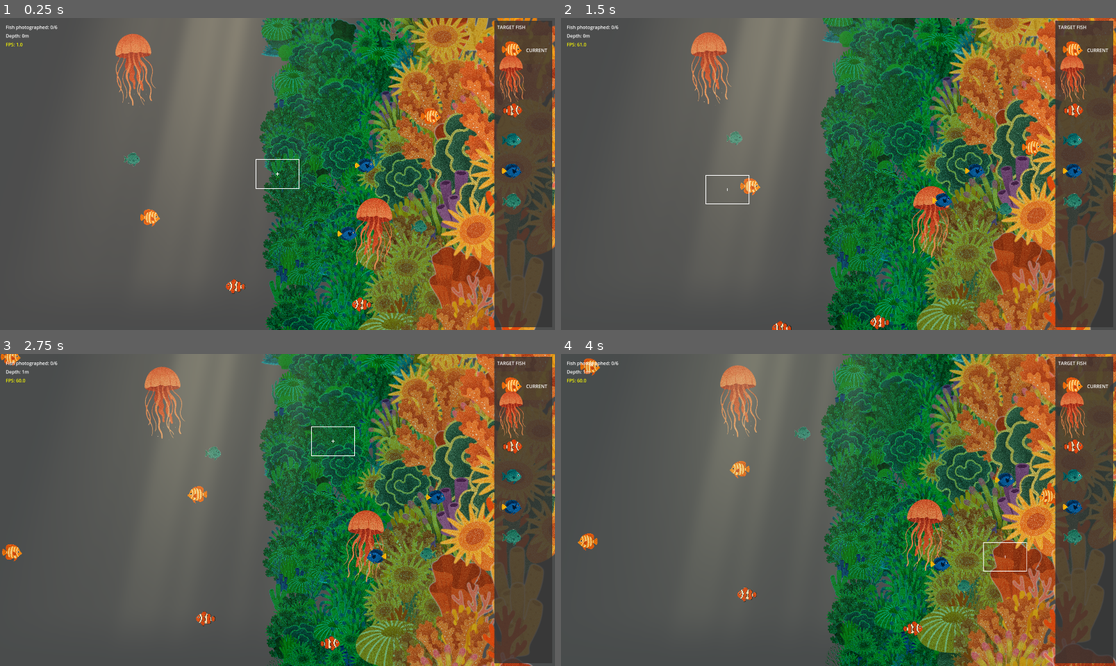
Above: before the commit, frames 1-4 (two rows, left to right).
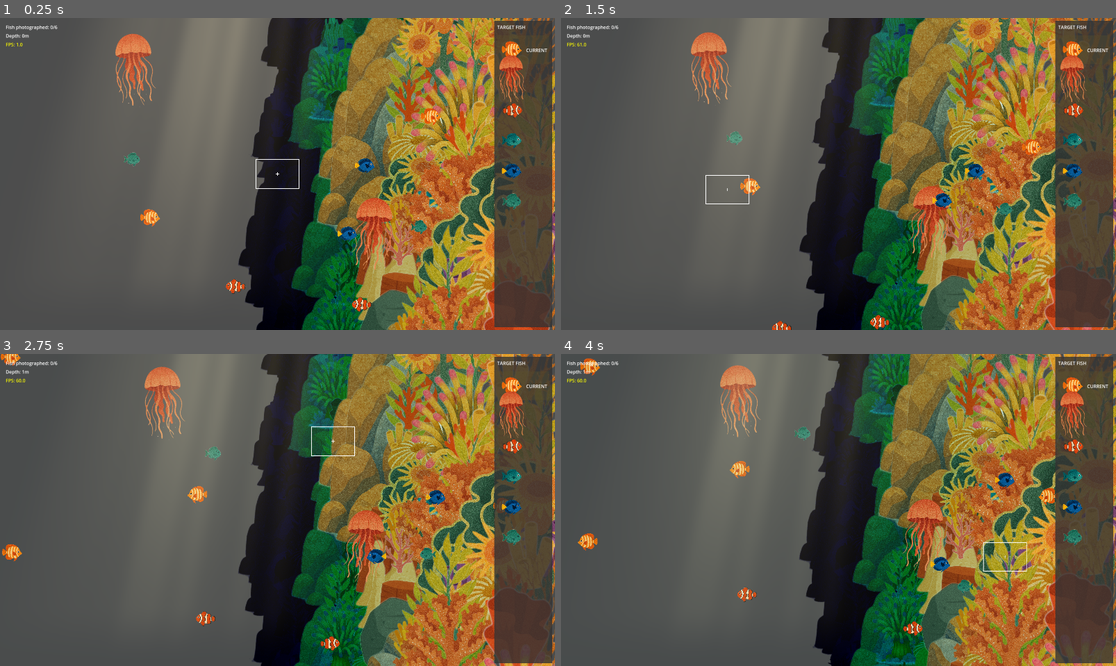
Above: after the commit, the same moments.

Repository: awlego/DepthPerception
Game: Godot game, scene res://main.tscn
Same seed, same stepped clock (60 frames per second), same inputs: the game is played once before the commit and once after it.
Inputs (mouse positions are in pixels of both pictures, inside the frame that each line leads up to):
- Up to frame 1 (0.25 s): no input
- Up to frame 2 (1.5 s): tap Enter at 0.5 s; move the mouse to (960, 158) at 0.52 s; hold Right 0.53-1.28 s; tap F at 0.6, 1.35 s; click (960, 158) at 0.67 s; move the mouse to (727, 189) at 1.27 s; hold Down from 1.28 s (still down)
- Up to frame 3 (2.75 s): move the mouse to (333, 441) at 2.02 s; release Down at 2.03 s; hold Right from 2.03 s (still down); tap F at 2.1 s
- Up to frame 4 (4 s): move the mouse to (810, 572) at 2.77 s; release Right at 2.78 s; hold Up 2.78-3.53 s; tap F at 2.85, 3.6 s; click (810, 572) at 2.92 s; move the mouse to (1005, 556) at 3.52 s; hold Left from 3.53 s (still down)

The runs differ from the first frame. In frame 1, 40% of the frame differs, in the area x 42-100%, y 0-100%; in frame 2, 40%; in frame 3, 40%; in frame 4, 39%.

Commit message:
adjustments to the coral wall

Diff:
--- a/scenes/coral_wall.gd
+++ b/scenes/coral_wall.gd
@@ -13,6 +13,8 @@
 var segment_height = 1024  # Height of each segment in pixels
 var num_visible_segments = 3  # How many segments to keep active at once
 
+var rock_textures = []
+
 # Parallax properties
 var scroll_speed = 100.0  # Base scroll speed
 var current_depth = 0.0  # Will be updated from main
@@ -39,6 +41,9 @@
 
 	# Load all coral textures
 	preload_coral_textures()
+
+	# Load all rock textures
+	preload_rock_textures()
 
 	# Create our five parallax layers
 	setup_parallax_layers()
@@ -69,12 +74,22 @@
 		preload("res://assets/background-objs/coral12.png"),
 		preload("res://assets/background-objs/coral13.png"),
 		preload("res://assets/background-objs/coral14.png"),
-
+		preload("res://assets/background-objs/kelp1.png"),
+		preload("res://assets/background-objs/kelp2.png"),
 		# Add more coral textures as needed
 	]
 
 	# Create shader materials for each layer
 	create_layer_shaders()
+
+func preload_rock_textures():
+	rock_textures = [
+		preload("res://assets/background-objs/rock2.png"),
+		preload("res://assets/background-objs/rock3.png"),
+		preload("res://assets/background-objs/rock4.png"),
+		preload("res://assets/background-objs/rock5.png"),
+		preload("res://assets/background-objs/rock6.png"),
+	]
 
 # Setup the parallax layers
 func setup_parallax_layers():
@@ -124,9 +139,20 @@
 	for i in range(segment_density):
 		var coral = Sprite2D.new()
 
-		# Select random coral texture appropriate for the depth
-		var texture_index = randi() % coral_textures.size()
-		coral.texture = coral_textures[texture_index]
+		# Determine if this will be a rock or coral
+		var is_rock = layer_index <= 2 and rock_textures.size() > 0 and randf() > 0.4
+
+		# Select texture based on layer - rocks for far layers (0, 1, 2), coral for near layers (3, 4)
+		var texture_index
+		if is_rock:  # 60% chance of rocks in far layers
+			texture_index = randi() % rock_textures.size()
+			coral.texture = rock_textures[texture_index]
+			# Set rocks to be behind other elements in their layer
+			coral.z_index = -5
+		else:
+			texture_index = randi() % coral_textures.size()
+			coral.texture = coral_textures[texture_index]
+			coral.z_index = 0  # Default z_index for corals
 
 		# Random position within the segment - LAYER-SPECIFIC BAND
 		coral.position = Vector2(
@@ -138,6 +164,11 @@
 		var base_scale = layer["scale"]
 		var variation = randf_range(0.8, 1.2)  # Some variation within layer
 		var scale_factor = base_scale * variation
+
+		# Make rocks twice as big
+		if is_rock:
+			scale_factor *= 2.0
+
 		coral.scale = Vector2(scale_factor, scale_factor)
 
 		# Opacity based on layer (more transparent for far objects)
@@ -234,9 +265,20 @@
 	for i in range(segment_density):
 		var coral = Sprite2D.new()
 
-		# Select appropriate coral texture for current depth
-		var texture_index = randi() % coral_textures.size()
-		coral.texture = coral_textures[texture_index]
+		# Determine if this will be a rock or coral
+		var is_rock = layer_index <= 2 and rock_textures.size() > 0 and randf() > 0.4
+
+		# Select texture based on layer - rocks for far layers (0, 1, 2), coral for near layers (3, 4)
+		var texture_index
+		if is_rock:  # 60% chance of rocks in far layers
+			texture_index = randi() % rock_textures.size()
+			coral.texture = rock_textures[texture_index]
+			# Set rocks to be behind other elements in their layer
+			coral.z_index = -5
+		else:
+			texture_index = randi() % coral_textures.size()
+			coral.texture = coral_textures[texture_index]
+			coral.z_index = 0  # Default z_index for corals
 
 		# Random position within the segment - LAYER-SPECIFIC BAND
 		coral.position = Vector2(
@@ -248,6 +290,11 @@
 		var base_scale = layer["scale"]
 		var variation = randf_range(0.8, 1.2)  # Some variation within layer
 		var scale_factor = base_scale * variation
+
+		# Make rocks twice as big
+		if is_rock:
+			scale_factor *= 2.0
+
 		coral.scale = Vector2(scale_factor, scale_factor)
 
 		# Opacity based on layer (more transparent for far objects)
@@ -310,19 +357,19 @@
 
 		# Configure parameters based on layer with more gradual transitions
 		if i == 0:  # Furthest layer
-			material.set_shader_parameter("distance", 40.0)
+			material.set_shader_parameter("distance", 150.0)
 			material.set_shader_parameter("wave_strength", 0.001)
 			material.set_shader_parameter("wave_speed", 0.2)
 		elif i == 1:  # Far layer
-			material.set_shader_parameter("distance", 30.0)
+			material.set_shader_parameter("distance", 50.0)
 			material.set_shader_parameter("wave_strength", 0.0015)
 			material.set_shader_parameter("wave_speed", 0.3)
 		elif i == 2:  # Mid layer
-			material.set_shader_parameter("distance", 15.0)
+			material.set_shader_parameter("distance", 6.0)
 			material.set_shader_parameter("wave_strength", 0.002)
 			material.set_shader_parameter("wave_speed", 0.4)
 		elif i == 3:  # Near layer
-			material.set_shader_parameter("distance", 5.0)
+			material.set_shader_parameter("distance", 3.0)
 			material.set_shader_parameter("wave_strength", 0.003)
 			material.set_shader_parameter("wave_speed", 0.6)
 		else:  # Closest layer
